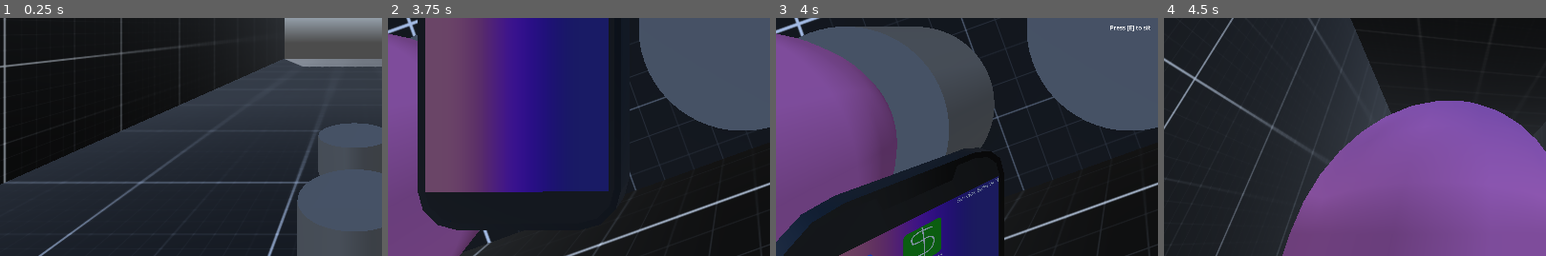
Above: before the commit, frames 1-4 (left to right).
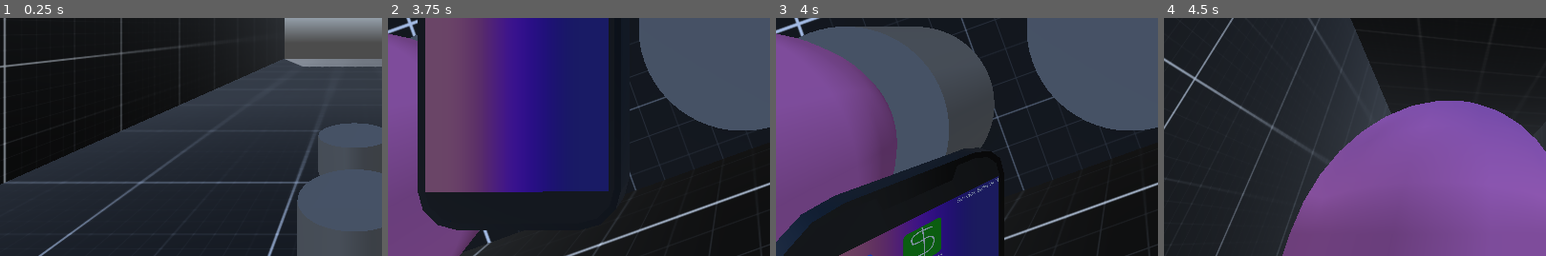
Above: after the commit, the same moments.

Repository: LucasMc17/One-Man-s-Trash
Game: Godot game, scene res://levels/level_01/root.tscn
Two runs of this game, one before a commit and one after it. Both use one fixed random seed, a clock stepped at 60 frames per second and the inputs below. A sky picture missing from this copy of the repository is replaced by a grey-blue gradient.
Inputs (mouse positions are % of the whole screen's width and height, from its top left):
- Up to frame 1 (0.25 s): no input
- Up to frame 2 (3.75 s): tap Space (space) every 0.75 s from 0.5 to 3.5 s; move the mouse to (55, 50) at 0.52 s; hold W (move_forward) 0.53-1.25 s; hold Tab (phone) 0.53-1.25 s; tap Enter (enter) at 0.6, 2.1, 3.05 s; click (55, 50) at 0.67 s; drag from (30, 55) to (45, 70) at 1.27 s; move the mouse to (60, 28) at 2.02 s; hold D (move_right) 2.03-2.78 s; hold Tab (phone) 2.03-2.78 s; move the mouse to (49, 52) at 2.77 s; hold W (move_forward) 2.78-3.53 s; tap Tab (phone) at 2.85 s; click (49, 52) at 2.92 s; move the mouse to (80, 65) at 3.52 s; hold A (move_left) from 3.53 s (still down); hold Space (space) from 3.53 s (still down)
- Up to frame 3 (4 s): keep holding A (move_left); keep holding Space (space); tap Tab (phone) at 3.8 s
- Up to frame 4 (4.5 s): tap E at 4.25 s; move the mouse to (42, 49) at 4.27 s; release A (move_left) at 4.28 s; release Space (space) at 4.28 s; hold W (move_forward) from 4.28 s (still down); tap Z at 4.35 s
The pictures show only the part of the screen within x 4-54%, y 48-98%; the shares and areas given below are measured in that part.

Frames 1-2 are identical in both runs. In frame 3, 0.1% of the frame differs, in the area x 87-98%, y 3-6%; in frame 4, nothing differs.

Commit message:
can now block interactables in movement states

Diff:
--- a/interactables/interactable.gd
+++ b/interactables/interactable.gd
@@ -18,6 +18,7 @@
 @export var interact_button : InputEventKey
 @export var max_distance : = 2.0
 @export var message: String
+@export var interactable_key : StringName
 
 # SIGNALS
 signal interacted(interactor : Player)
--- a/levels/level_01/root.tscn
+++ b/levels/level_01/root.tscn
@@ -29,10 +29,10 @@
 
 [sub_resource type="Curve3D" id="Curve3D_dv2dd"]
 _data = {
-"points": PackedVector3Array(0, 0, 0, 0, 0, 0, 0, 0, 6, 0, 0, 0, 0, 0, 0, 3, 0, 9, 0, 0, 0, 0, 0, 0, 3, 0, 15),
-"tilts": PackedFloat32Array(0, 0, 0)
+"points": PackedVector3Array(0, 0, 0, 0, 0, 0, 0, 0, 6, 0, 0, 0, 0, 0, 0, 3, 0, 9, 0, 0, 0, 0, 0, 0, 3, 0, 15, 0, 0, 0, 0, 0, 0, 2, 0, 16),
+"tilts": PackedFloat32Array(0, 0, 0, 0)
 }
-point_count = 3
+point_count = 4
 
 [sub_resource type="Curve3D" id="Curve3D_510th"]
 _data = {
--- a/scenes/chairs/chair.tscn
+++ b/scenes/chairs/chair.tscn
@@ -13,6 +13,7 @@
 
 [node name="CollisionShape" type="CollisionShape3D" parent="."]
 unique_name_in_owner = true
+transform = Transform3D(0.95, 0, 0, 0, 0.95, 0, 0, 0, 0.95, 0, 0, 0)
 
 [node name="ChairMesh" type="MeshInstance3D" parent="."]
 unique_name_in_owner = true
@@ -36,5 +37,6 @@
 interact_button = SubResource("InputEventKey_ptq21")
 max_distance = 2.5
 message = "Press [E] to sit"
+interactable_key = &"chair"
 
 [connection signal="interacted" from="Interactable" to="." method="_on_interactable_interacted"]
--- a/scenes/characters/npcs/base_npc.tscn
+++ b/scenes/characters/npcs/base_npc.tscn
@@ -40,6 +40,7 @@
 interact_button = SubResource("InputEventKey_wwrmc")
 max_distance = 4.0
 message = "Press [E] to talk"
+interactable_key = &"npc"
 
 [node name="MeshInstance3D" type="MeshInstance3D" parent="."]
 transform = Transform3D(1, 0, 0, 0, 1, 0, 0, 0, 1, 0, 1, 0)
--- a/scenes/characters/npcs/states/attention_states/npc_talk_state.gd
+++ b/scenes/characters/npcs/states/attention_states/npc_talk_state.gd
@@ -3,15 +3,6 @@
 func _ready():
 	DISABLE_MOVEMENT = true
 
-func enter(previous_state : State = null, ext := {}):
-	super(previous_state, ext)
-	# ACTOR.look_at(Global.PLAYER.global_position)
-	# ACTOR.rotation.x = 0
-	# ACTOR.rotation.z = 0
-	# var direction = (Global.PLAYER.gloabl_position - ACTOR.global_position).normalized()
-	# ACTOR.rotation.y = lerp_angle(ACTOR.rotation.y, atan2(-direction.x, -direction.z), 0.15)
-	# var direction = POINT.global_position - ACTOR.global_position
-
 func physics_update(delta):
 	super(delta)
 	ACTOR.look_at_player()
--- a/scenes/characters/player/phone/phone_ui/screens/bank_screen/bank_screen.tscn
+++ b/scenes/characters/player/phone/phone_ui/screens/bank_screen/bank_screen.tscn
@@ -1,7 +1,8 @@
-[gd_scene load_steps=4 format=3 uid="uid://lbymbtpxu5dl"]
+[gd_scene load_steps=5 format=3 uid="uid://lbymbtpxu5dl"]
 
 [ext_resource type="PackedScene" uid="uid://cxym2k2saibfc" path="res://scenes/characters/player/phone/phone_ui/screens/base_screen.tscn" id="1_b0uet"]
 [ext_resource type="Script" uid="uid://caramndnewc0o" path="res://scenes/characters/player/phone/phone_ui/screens/bank_screen/bank_screen.gd" id="2_fdyj4"]
+[ext_resource type="PackedScene" uid="uid://y8p0fji702iu" path="res://scenes/characters/player/phone/phone_ui/screens/back_button.tscn" id="3_x8rdq"]
 
 [sub_resource type="StyleBoxFlat" id="StyleBoxFlat_b0uet"]
 bg_color = Color(0.920995, 0.920995, 0.920995, 1)
@@ -15,11 +16,17 @@
 [node name="VBoxContainer" type="VBoxContainer" parent="MarginContainer" index="0"]
 layout_mode = 2
 
-[node name="Label" type="Label" parent="MarginContainer/VBoxContainer" index="0"]
+[node name="BackButton" parent="MarginContainer/VBoxContainer" index="0" instance=ExtResource("3_x8rdq")]
+layout_mode = 2
+size_flags_horizontal = 0
+size_flags_vertical = 0
+PREVIOUS_STATE_NAME = "HomeState"
+
+[node name="Label" type="Label" parent="MarginContainer/VBoxContainer" index="1"]
 layout_mode = 2
 text = "Checking Account - 0758"
 
-[node name="Panel" type="PanelContainer" parent="MarginContainer/VBoxContainer" index="1"]
+[node name="Panel" type="PanelContainer" parent="MarginContainer/VBoxContainer" index="2"]
 layout_mode = 2
 
 [node name="Balance" type="Label" parent="MarginContainer/VBoxContainer/Panel" index="0"]
--- a/scenes/characters/player/player.gd
+++ b/scenes/characters/player/player.gd
@@ -144,7 +144,7 @@
 
 func update_interactor(_delta):
 	var coll = INTERACTOR.get_collider()
-	if coll is Interactable and (coll.global_position - INTERACTOR.global_position).length() < coll.max_distance:
+	if coll is Interactable and (coll.global_position - INTERACTOR.global_position).length() < coll.max_distance and !current_movement.BLOCKED_INTERACTABLES.has(coll.interactable_key):
 		looking_at = coll
 	else:
 		looking_at = null
--- a/scenes/characters/player/states/movement_states/player_movement_state.gd
+++ b/scenes/characters/player/states/movement_states/player_movement_state.gd
@@ -6,6 +6,7 @@
 @export var SPEED : float = 5.0
 @export var ACCELERATION : float = 0.2
 @export var DECELERATION : float = 0.4
+@export var BLOCKED_INTERACTABLES : Array[StringName] = []
 
 func update(delta):
 	super(delta)
--- a/scenes/characters/player/states/movement_states/player_sit_state.gd
+++ b/scenes/characters/player/states/movement_states/player_sit_state.gd
@@ -12,6 +12,7 @@
 
 func _ready():
 	GRAVITY_ENABLED = false
+	BLOCKED_INTERACTABLES = ['chair']
 
 func enter(previous_state, ext):
 	super(previous_state, ext)
--- a/scenes/doors/door.tscn
+++ b/scenes/doors/door.tscn
@@ -28,3 +28,4 @@
 interact_button = SubResource("InputEventKey_cjc7v")
 max_distance = 3.0
 message = "Press [E] to open"
+interactable_key = &"door"
